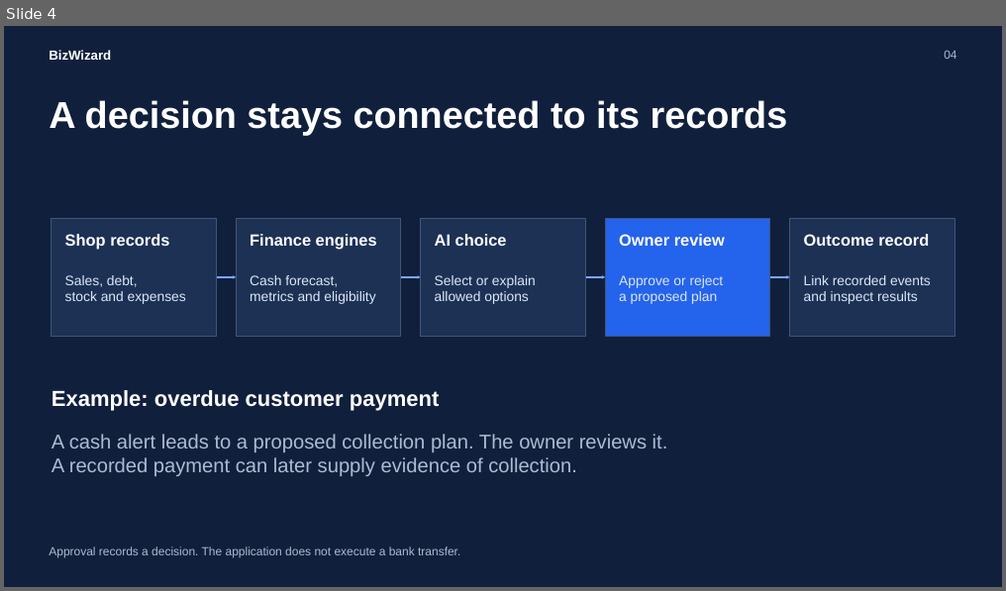
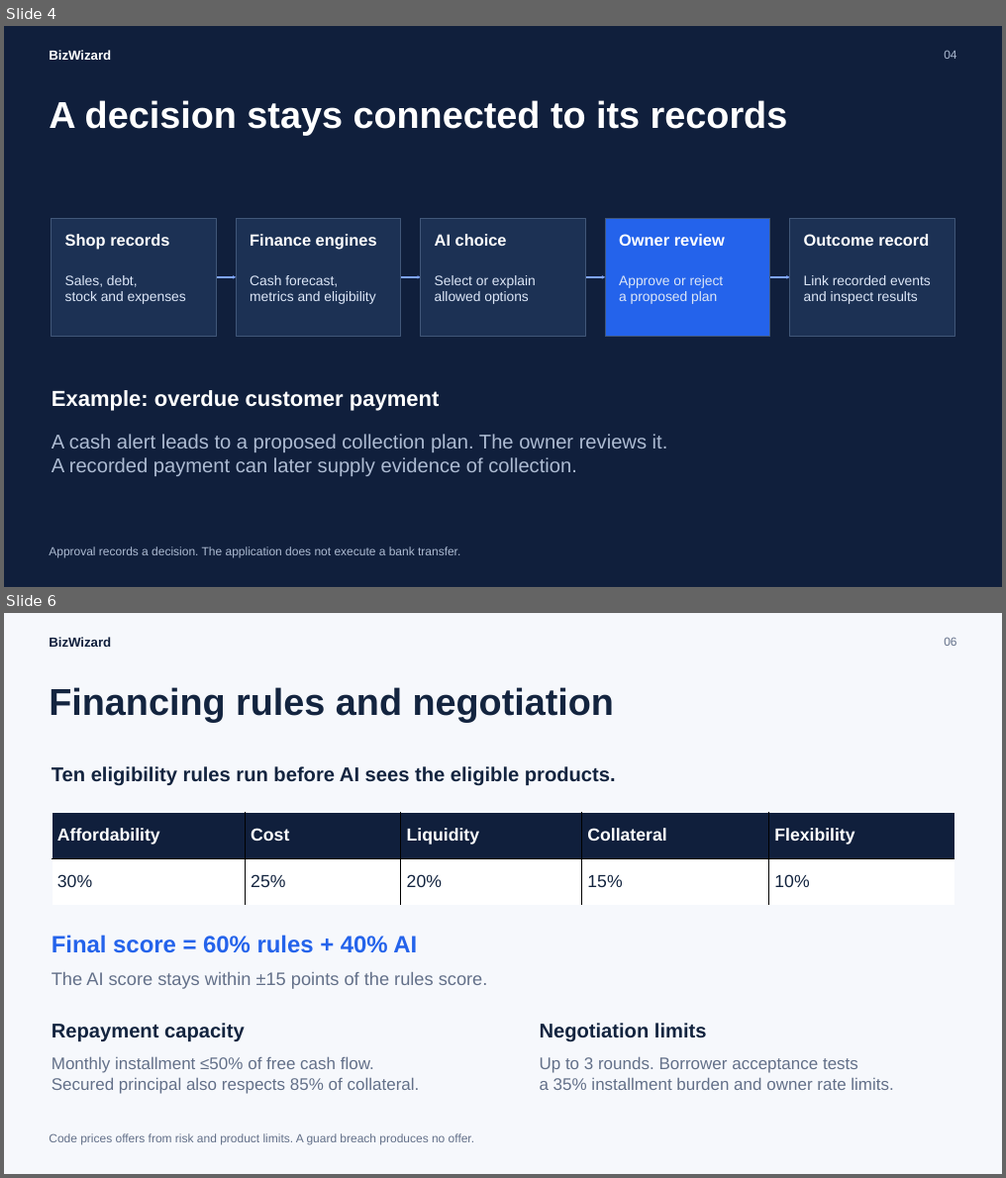
Before and after one commit to mahfuz-saim/bizwizard, a slide deck: output/presentation/BizWizard-Presentation.pptx. Shown one above the other, each under a label of ours: slide 4 before the commit, slides 4 and 6 after it; the slides between them are not shown. The pictures are 1006x591 and 1006x1178 pixels, drawn with LibreOffice and Linux fonts; fonts in the diff are those of the drawing. Boxes give left, top, right and bottom in pixels: in the first picture for what was removed or moved away, otherwise in the second. Text is boxed around its words. In the diff, an @@ line names an element or a change of style, - is before the commit and + after.

```diff
--- a/output/presentation/BizWizard-Presentation.pptx
+++ b/output/presentation/BizWizard-Presentation.pptx
@@ slide 6 added at (4,613,1002,1174), background #F6F8FC @@
@@ text added at (49,637,111,647), 15.8 pt, text #101F3C, bold @@
+BizWizard
@@ text added at (944,638,956,646), 14.2 pt, text #637089 @@
+06
@@ text added at (49,687,615,723), 45 pt, text #13243F, bold @@
+Financing rules and negotiation
@@ text added at (52,766,616,786), 24 pt, text #13243F, bold @@
+Ten eligibility rules run before AI sees the eligible products.
@@ table added at (52,812,953,905), 2 rows, 5 columns @@
+Affordability | Cost | Liquidity | Collateral | Flexibility
+30% | 25% | 20% | 15% | 10%
@@ text added at (52,935,417,954), 28.5 pt, text #2463EB, bold @@
+Final score = 60% rules + 40% AI
@@ text added at (52,972,488,989), 21.8 pt, text #637089 @@
+The AI score stays within ±15 points of the rules score.
@@ text added at (52,1023,245,1043), 24 pt, text #13243F, bold @@
+Repayment capacity
@@ text added at (540,1023,707,1043), 24 pt, text #13243F, bold @@
+Negotiation limits
@@ text added at (52,1057,420,1094), 20.2 pt, text #637089 @@
+Monthly installment ≤50% of free cash flow.
+Secured principal also respects 85% of collateral.
@@ text added at (540,1057,893,1090), 20.2 pt, text #637089 @@
+Up to 3 rounds. Borrower acceptance tests
+a 35% installment burden and owner rate limits.
@@ text added at (49,1134,474,1146), 14.2 pt, text #637089 @@
+Code prices offers from risk and product limits. A guard breach produces no offer.
```
Also in this commit, not shown: 9 slides changed, 2 other slides added, 2 slides removed, 1 other file.
